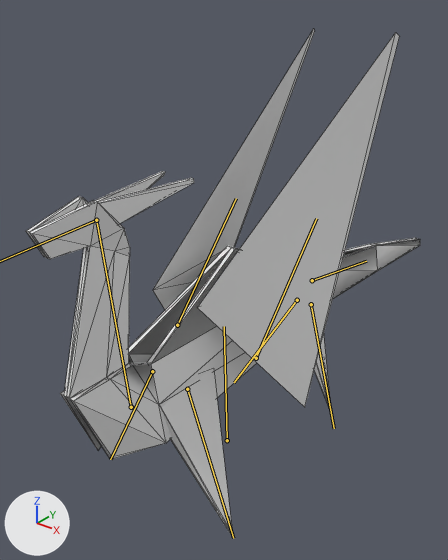
One commit to the glTF model Import/Paper/Crane/Dragon_8_Correct.glb: the scene before it, then after it.
Rendered twice from a 50 mm camera at (0.639, -0.809, 0.875) aimed at (-0.104, 0.12, 0.298). The axes (+X, +Y, +Z) are drawn at lower left. The lights are the same throughout. Both versions are drawn at frame 7 of the action 'Dragon_Paper_8_Correct_Idle'; the numbers are the values there. The bones that bend it are drawn over the model as lines. Mesh edges are drawn as thin lines.

In view in the first picture: 'Dragon_Paper_8'.
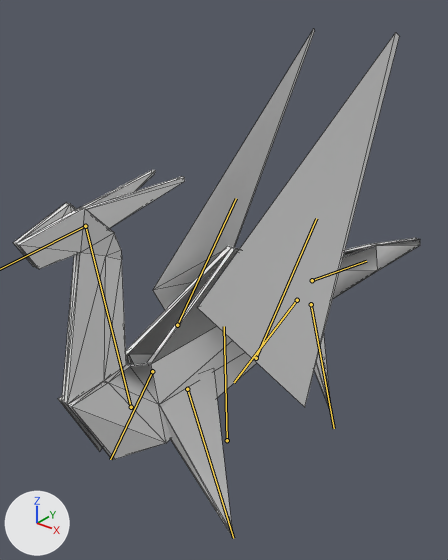
The change, as a diff of the scene's bpy script:
```diff
--- a/Import/Paper/Crane/Dragon_8_Correct.glb.py
+++ b/Import/Paper/Crane/Dragon_8_Correct.glb.py
@@ bone_neck @@
 bone_neck = bpy.data.objects['Dragon_Armature_8'].pose.bones['neck']  # child of 'Root'
-bone_neck.rotation_quaternion = (1.0, -0.029, 0.0, 0.0)  # degrees (-3, 0, 0)
+bone_neck.rotation_quaternion = (1.0, 0.0, 0.0, 0.0)  # degrees (0, 0, 0)
```

Boxes [x1, y1, x2, y2] around the edits, measured in the pictures (448 x 560 px):
'Dragon_Paper_8', posed
    before: [26, 29, 420, 535]
    after: [13, 29, 420, 535]
bone 'neck', root to tip
    before: (131, 407) to (96, 220)
    after: (131, 407) to (85, 226)
